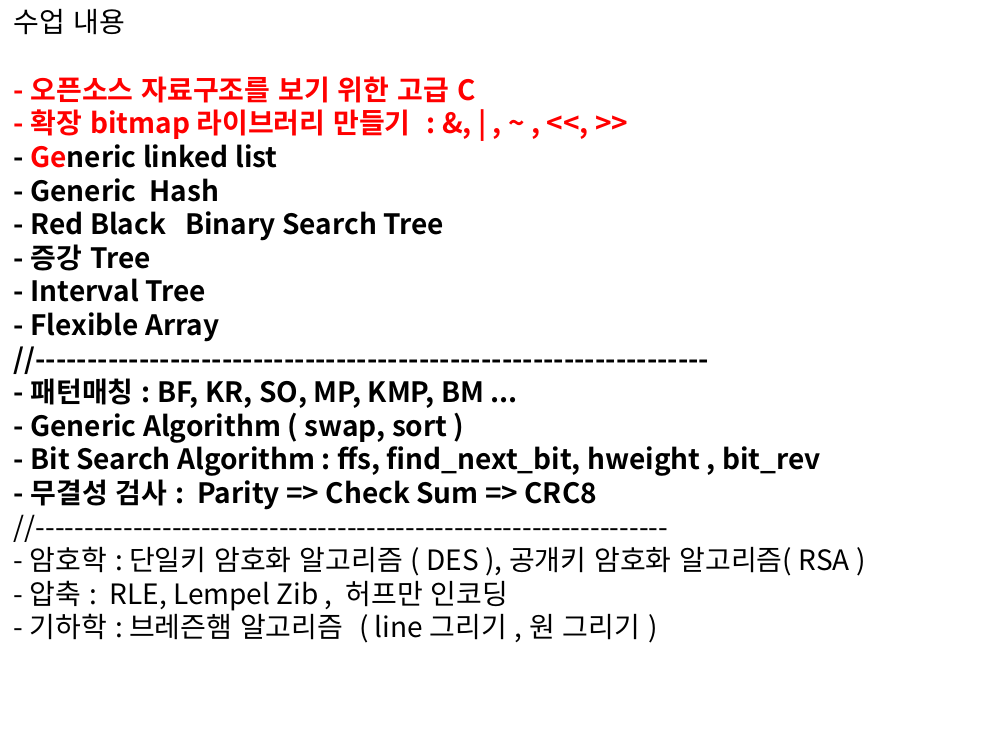
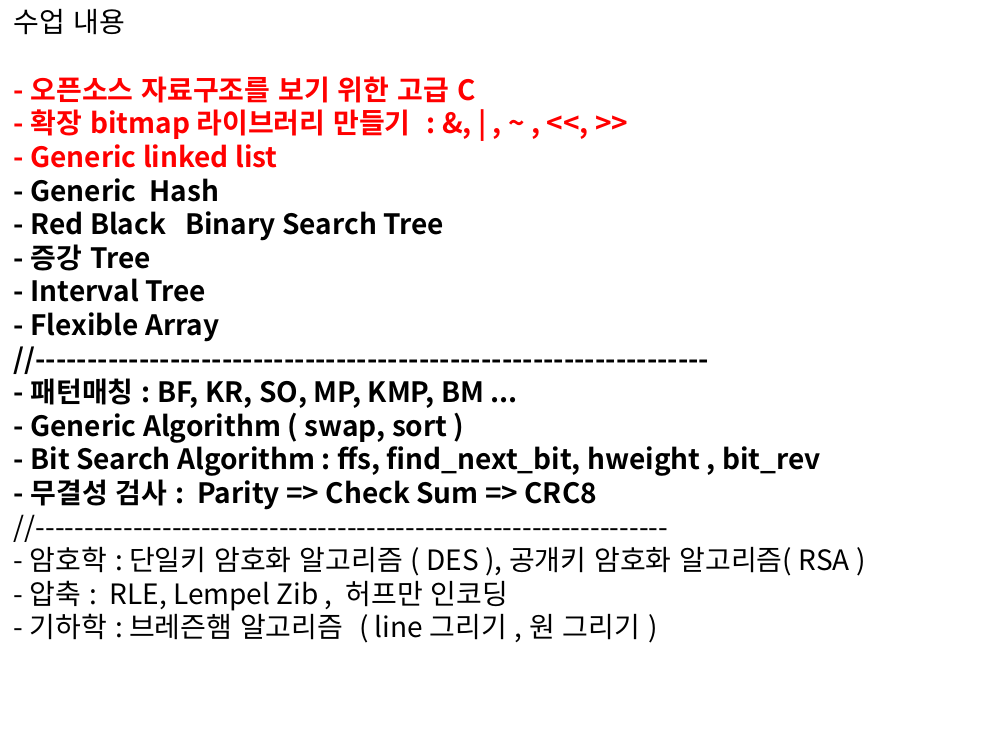
Before and after one commit to chisun-joung/osdsalgo_c, a slide deck: slide 2 of 02_day.pptx. Drawn at 1008x756 pixels with LibreOffice and Linux fonts; fonts in the diff are those of the drawing. Boxes give left, top, right and bottom in pixels: in the first picture for what was removed or moved away, otherwise in the second. Text is boxed around its words. In the diff, an @@ line names an element or a change of style, - is before the commit and + after.

```diff
--- a/02_day.pptx
+++ b/02_day.pptx
@@ text at (x1=31, y1=144, x2=277, y2=168): text colour #000000 to #FF0000 in "- Generic linked list" @@
```
Also in this commit, not shown: 11 slides added, 7 other files.
